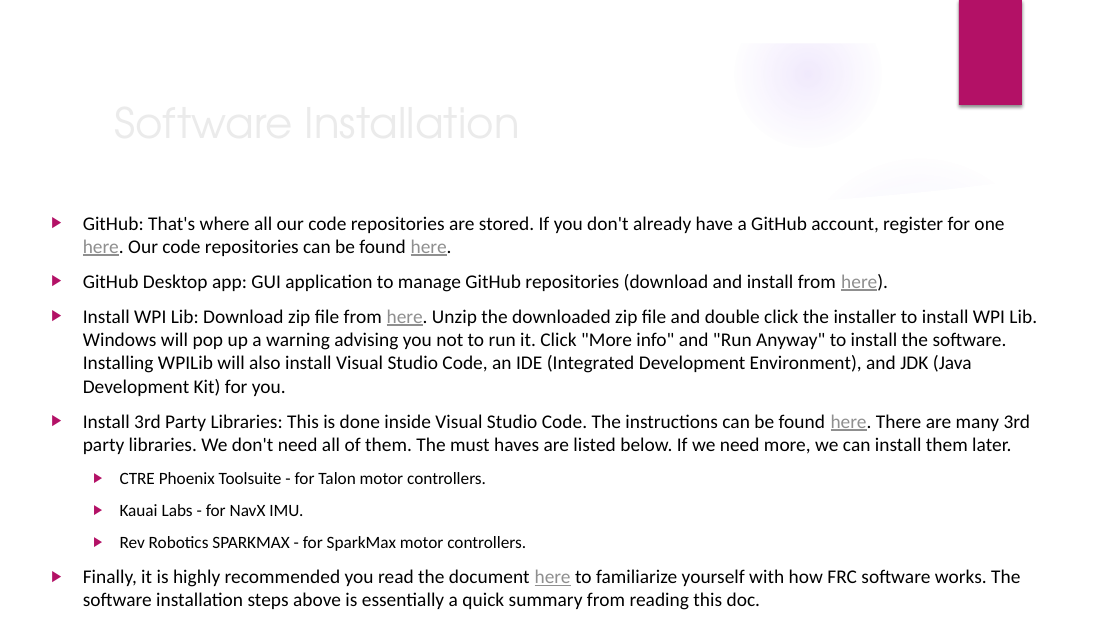
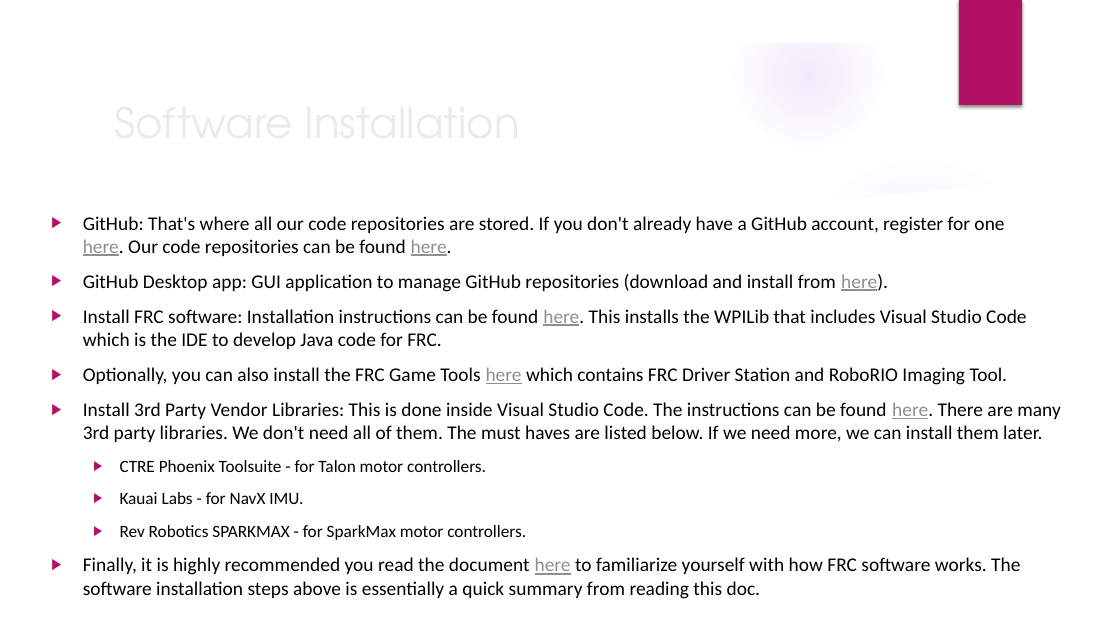
Before and after one commit to trc492/FrcProgrammingClass, a slide deck: slide 4 of Lesson1/AdvancedRoboticsLesson1.pptx. Drawn at 1120x630 pixels with LibreOffice and Linux fonts; fonts in the diff are those of the drawing; background and template pictures are left out. Boxes give left, top, right and bottom in pixels: in the first picture for what was removed or moved away, otherwise in the second. Text is boxed around its words. In the diff, an @@ line names an element or a change of style, - is before the commit and + after.

Commit message:
Added Software Installation doc. Added Abhay's Guidebook. Updated lessons.

```diff
--- a/Lesson1/AdvancedRoboticsLesson1.pptx
+++ b/Lesson1/AdvancedRoboticsLesson1.pptx
@@ text at bbox=[83, 309, 1060, 442]: text changed @@
-▶ Install WPI Lib: Download zip file from here. Unzip the downloaded zip file and double click the installer to install WPI Lib. Windows will pop up a warning advising you not to run it. Click "More info" and "Run Anyway" to install the software. Installing WPILib will also install Visual Studio Code, an IDE (Integrated Development Environment), and JDK (Java Development Kit) for you.
-▶ Install 3rd Party Libraries: This is done inside Visual Studio Code. The instructions can be found here. There are many 3rd party libraries. We don't need all of them. The must haves are listed below. If we need more, we can install them later.
+▶ Install FRC software: Installation instructions can be found here. This installs the WPILib that includes Visual Studio Code which is the IDE to develop Java code for FRC.
+▶ Optionally, you can also install the FRC Game Tools here which contains FRC Driver Station and RoboRIO Imaging Tool.
+▶ Install 3rd Party Vendor Libraries: This is done inside Visual Studio Code. The instructions can be found here. There are many 3rd party libraries. We don't need all of them. The must haves are listed below. If we need more, we can install them later.
```
Also in this commit, not shown: 5 other slides changed, 6 other files.
